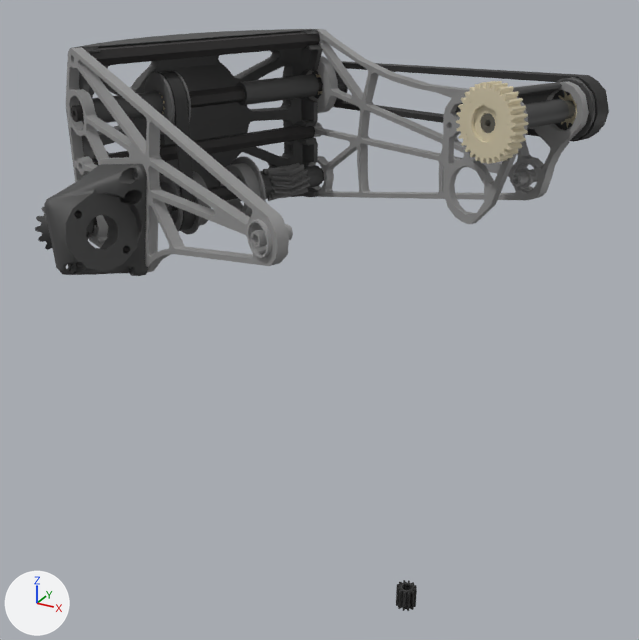
The glTF model cad/robots/1690-hood.glb as it was, and as the next commit left it.
One viewpoint serves both versions: a camera (50 mm lens) standing at (0.175, -0.419, 0.131) and looking at (-0.092, 0.066, -0.112). Arrows for +X, +Y and +Z are at lower left; the lights stay in place. The first picture is the older version. Where no turn or scale is listed for an object, it has been applied to the vertices. Vertices at exactly the same position are counted once.

Objects in the first picture: '110T 5M 9mm Wide Belt', '12t Steel Spur Gear (20 DP, SplineXS Bore)', '1690-26-441-03A-Mirrored', '1690-26-441-05A 30T-Mirrored', '1690-26-441-08A', '1690-26-442-08A', '1690-26-443-03A 40Tgt2', '1690-26-443-07A', '1690-26-451-05A' and 3 more.
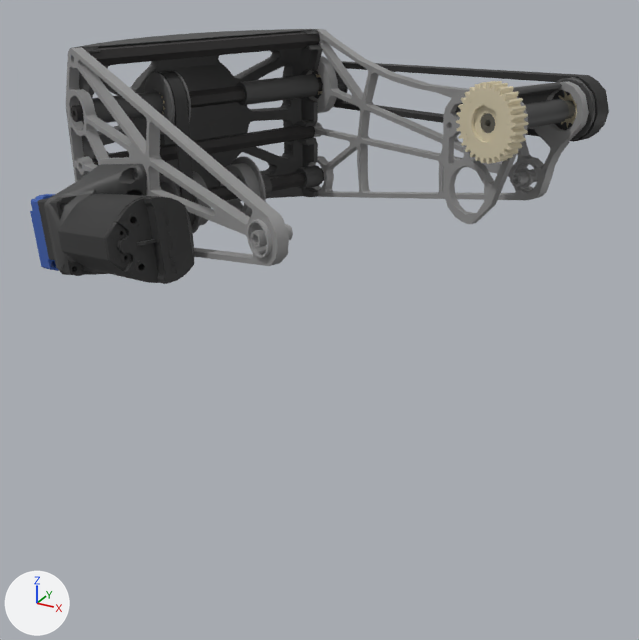
Where the newer file only moved an object's origin or applied its transform, the numbers keep the older frame.

Diff of the bpy script that builds the scene:
```diff
--- a/cad/robots/1690-hood.glb.py
+++ b/cad/robots/1690-hood.glb.py
@@ mat_m3 @@
+mat_m3 = principled_material('m3')
+mat_m3.base_color = (0.0437, 0.12, 0.456)  # blue #3b61b4
+mat_m3.metallic = 0.2
+mat_m3.roughness = 0.6
@@ me_1690_26_443_03a_40tgt2 @@
 # used by ob_1690_26_443_03a_40tgt2; location = (-0.1851, 0.0825, -0.0083)
-me_1690_26_443_03a_40tgt2.from_pydata(...)  # 2125 vertices, 4250 faces; spans x -0.0411..0.0411, y -0.0732..0.0732, z -0.0555..0.0555
+me_1690_26_443_03a_40tgt2.from_pydata(...)  # 1700 vertices, 3400 faces; spans x -0.0361..0.011, y -0.0438..-0.0064, z -0.0555..0.0555
+# me_1690_26_443_03a_40tgt2 part 1: the loose piece of 298 vertices spanning x 0.0069..0.0411, y 0.0346..0.0732, z -0.0439..-0.0204 is deleted
+# other edits to the shape of me_1690_26_443_03a_40tgt2 do not show in these pictures
 me_1690_26_443_03a_40tgt2.materials.append(mat_m19)
@@ me_217_2625_026_rev1 @@
+me_217_2625_026_rev1.from_pydata(...)  # 532 vertices, 1080 faces; spans x -0.0192..0.0189, y -0.0233..0.0244, z -0.0236..0.0233
+me_217_2625_026_rev1.materials.append(mat_m3)  # blue #3b61b4
@@ me_versaplanetary_ring_gear_mirrored @@
+me_versaplanetary_ring_gear_mirrored.from_pydata(...)  # 2016 vertices, 4080 faces; spans x -0.061..0.0599, y -0.0397..0.0439, z -0.0314..0.0322
+me_versaplanetary_ring_gear_mirrored.materials.append(mat_m15)  # dark grey #373737
@@ ob_12t_steel_spur_gear__20_dp__splinexs_bore @@
-ob_12t_steel_spur_gear__20_dp__splinexs_bore = bpy.data.objects.new('12t Steel Spur Gear (20 DP, SplineXS Bore)', me_12t_steel_spur_gear__20_dp__splinexs_bore)
-ob_12t_steel_spur_gear__20_dp__splinexs_bore.location = (-0.0543, 0.1545, -0.4001)
@@ ob_217_2625_026_rev1 @@
+ob_217_2625_026_rev1 = bpy.data.objects.new('217-2625-026 Rev1', me_217_2625_026_rev1)
+ob_217_2625_026_rev1.location = (-0.2035, -0.04, -0.0339)
@@ ob_versaplanetary_ring_gear_mirrored @@
+ob_versaplanetary_ring_gear_mirrored = bpy.data.objects.new('VersaPlanetary Ring Gear-Mirrored', me_versaplanetary_ring_gear_mirrored)
+ob_versaplanetary_ring_gear_mirrored.location = (-0.1479, -0.0667, -0.0216)
```

What differs and where, as boxes (x1, y1, x2, y2) in the pictures (639 x 640 px):
'VersaPlanetary Ring Gear-Mirrored', added
    after: (38, 193, 194, 284)
'1690-26-443-03A 40Tgt2', reshaped
    before: (144, 71, 310, 234)
    after: (144, 71, 211, 233)
'217-2625-026 Rev1', added (blue)
    after: (30, 194, 59, 271)
'12t Steel Spur Gear (20 DP, SplineXS Bore)', deleted
    before: (396, 580, 417, 611)
part 1 of me_1690_26_443_03a_40tgt2, deleted
    before: (260, 163, 310, 201)
